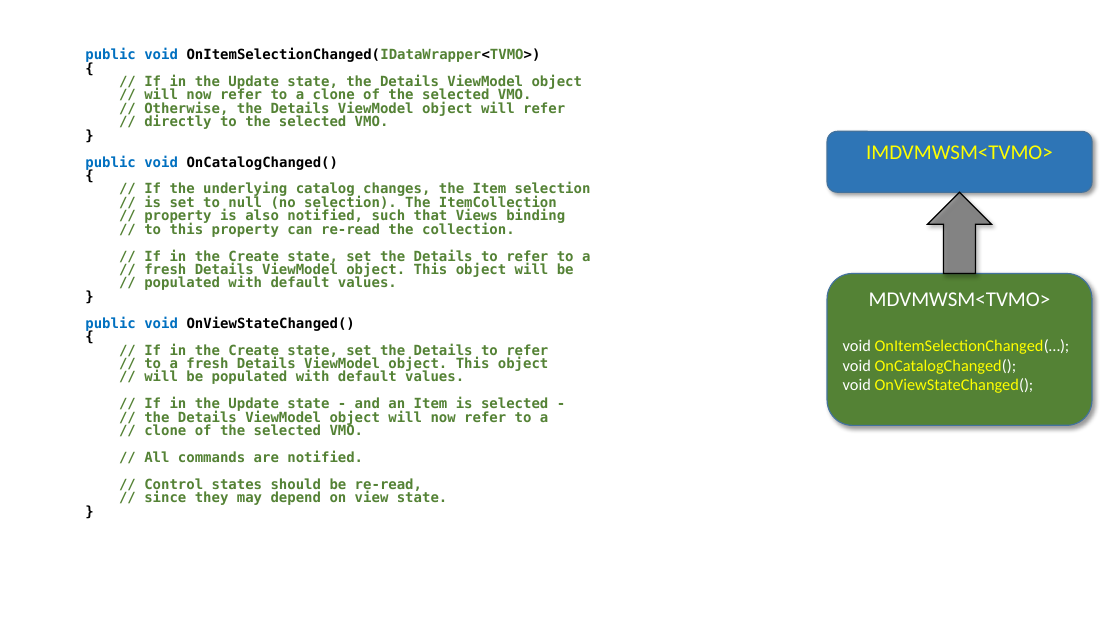
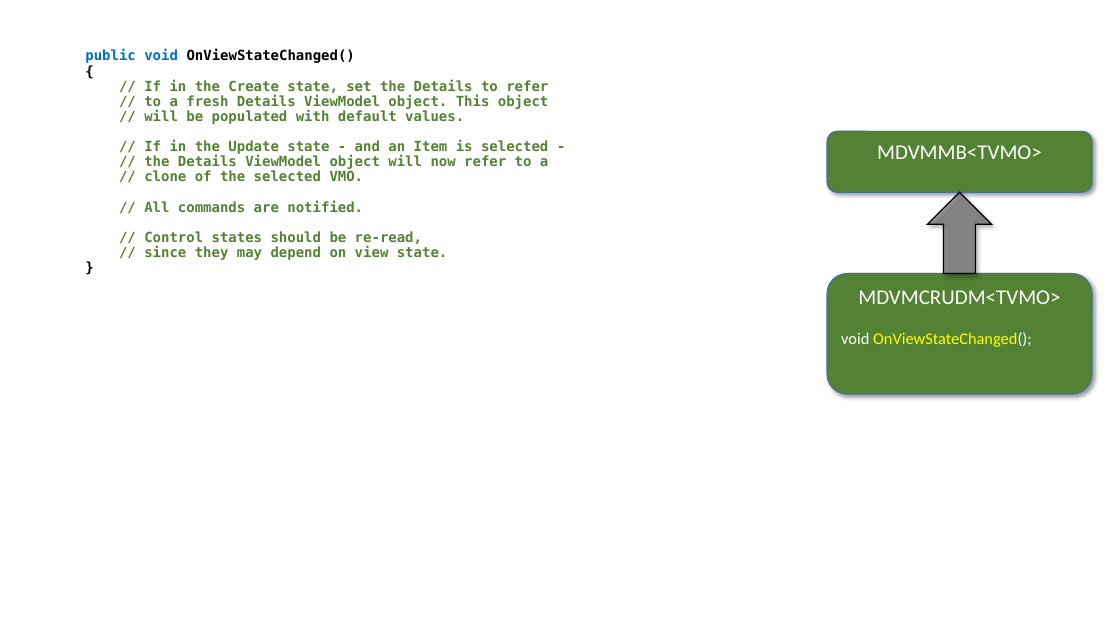
Before and after one commit to perl-easj/Teaching-materials, a slide deck: slide 176 of CSharpProgramming/Presentations/MVVMStarter Class Library.pptx. Drawn at 1120x630 pixels with LibreOffice and Linux fonts; fonts in the diff are those of the drawing. Boxes give left, top, right and bottom in pixels: in the first picture for what was removed or moved away, otherwise in the second. Text is boxed around its words. In the diff, an @@ line names an element or a change of style, - is before the commit and + after.

```diff
--- a/CSharpProgramming/Presentations/MVVMStarter Class Library.pptx
+++ b/CSharpProgramming/Presentations/MVVMStarter Class Library.pptx
@@ text "public void OnViewStateChanged()" at bbox=[85, 49, 549, 260]: line spacing 0.8 to 0.9 @@
@@ text at bbox=[85, 48, 591, 290]: paragraphs removed @@
-public void OnItemSelectionChanged(IDataWrapper<TVMO>)
-{
-// If in the Update state, the Details ViewModel object
-// will now refer to a clone of the selected VMO.
-// Otherwise, the Details ViewModel object will refer
-// directly to the selected VMO.
-}
-public void OnCatalogChanged()
-{
-// If the underlying catalog changes, the Item selection
-// is set to null (no selection). The ItemCollection
-// property is also notified, such that Views binding
-// to this property can re-read the collection.
-// If in the Create state, set the Details to refer to a
-// fresh Details ViewModel object. This object will be
-// populated with default values.
-}
@@ rounded rectangle "MDVMMB<TVMO>" at bbox=[828, 131, 1092, 192]: fill #2E75B6 to #548235 @@
@@ text in rounded rectangle at bbox=[877, 145, 1042, 159]: text changed; text colour #FFFF00 to #FFFFFF @@
-IMDVMWSM<TVMO>
+MDVMMB<TVMO>
@@ rounded rectangle "MDVMCRUDM<TVMO>": place and size @@
-rounded rectangle "MDVMCRUDM<TVMO>" at bbox=[828, 274, 1092, 426]
+rounded rectangle "MDVMCRUDM<TVMO>" at bbox=[828, 274, 1092, 395]
@@ text in rounded rectangle at bbox=[858, 290, 1060, 304]: text changed; size 14 to 18 pt; text colour #FFFF00 to #FFFFFF @@
-MDVMWSM<TVMO>
-void OnItemSelectionChanged(…);
-void OnCatalogChanged();
+MDVMCRUDM<TVMO>
```
Also in this commit, not shown: 3 other slides changed, 1 slide added, 1 slide removed.
